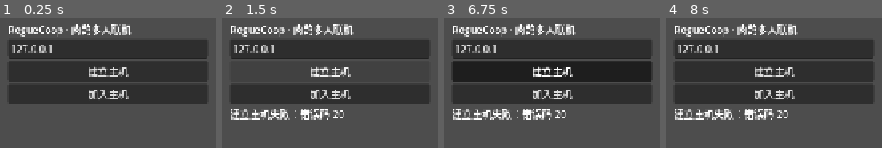
Above: before the commit, frames 1-4 (left to right).
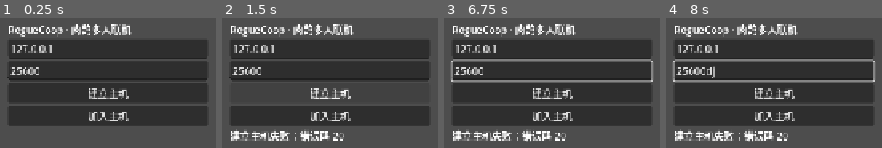
Above: after the commit, the same moments.

Repository: kiony6/roguecoop-trae
Game: Godot game, scene res://scenes/main.tscn
The game is run twice, just before and just after one commit, with the same random seed, the same clock (stepped at 60 frames per second) and the same inputs.
Inputs (mouse positions are in pixels of both pictures, inside the frame that each line leads up to):
- Up to frame 1 (0.25 s): no input
- Up to frame 2 (1.5 s): click "加入主机" at 0.5 s; click "建立主机" at 1.25 s
- Up to frame 3 (6.75 s): tap Enter at 2, 3.5, 5 s; move the mouse to (outside the picture) at 2.02 s; hold D (move_right) 2.03-2.78 s; hold K (dash) 2.03-2.78 s; click (outside the picture) at 2.17 s; tap Space at 2.75, 4.25, 5.75 s; move the mouse to (outside the picture) at 2.77 s; hold S (move_down) 2.78-3.53 s; tap J (fire) at 2.85, 4.35, 5.85 s; move the mouse to (outside the picture) at 3.52 s; hold D (move_right) 3.53-4.28 s; hold K (dash) 3.53-4.28 s; move the mouse to (outside the picture) at 4.27 s; hold W (move_up) 4.28-5.03 s; click (outside the picture) at 4.42 s; move the mouse to (outside the picture) at 5.02 s; hold K (dash) 5.03-5.78 s; hold A (move_left) 5.03-6.53 s; move the mouse to (outside the picture) at 5.77 s; move the mouse to (593, 72) at 6.52 s; hold S (move_down) from 6.53 s (still down); hold K (dash) from 6.53 s (still down); click (593, 72) at 6.67 s
- Up to frame 4 (8 s): move the mouse to (outside the picture) at 7.27 s; release S (move_down) at 7.28 s; release K (dash) at 7.28 s; hold D (move_right) from 7.28 s (still down); tap J (fire) at 7.35 s

The runs differ from the first frame. In frame 1, 16% of the frame differs, in the area x 3-96%, y 36-84%; in frame 2, 20%; in frame 3, 22%; in frame 4, 22%, in the area x 3-97%, y 31-96%.

Commit message:
feat(m5): configurable client ip/port and latency-aware interpolation

Diff:
--- a/net/interp.gd
+++ b/net/interp.gd
@@ -1,9 +1,9 @@
 extends RefCounted
-## 远端玩家插值器。按到达时间缓存采样点，回放 (now - DELAY_MS) 时刻的位置，
+## 远端玩家插值器。按到达时间缓存采样点，回放 (now - delay_ms) 时刻的位置，
 ## 从而把网络抖动从视觉上抹平。
 
-const DELAY_MS := 100.0
 const MAX_SAMPLES := 32
+var delay_ms := 100.0  # 回放延迟（毫秒）：默认 100，广域网下由表现层按 Net.interp_delay_ms() 抬升
 
 var _times: Array[float] = []
 var _points: Array[Vector2] = []
@@ -28,7 +28,7 @@
 	if n == 1:
 		return _points[0]
 
-	var target := now_ms - DELAY_MS
+	var target := now_ms - delay_ms
 	if target <= _times[0]:
 		return _points[0]
 	if target >= _times[n - 1]:
--- a/scenes/main.tscn
+++ b/scenes/main.tscn
@@ -20,6 +20,10 @@
 text = "127.0.0.1"
 placeholder_text = "主机 IP"
 
+[node name="PortField" type="LineEdit" parent="Panel"]
+text = "25600"
+placeholder_text = "端口（UDP）"
+
 [node name="HostButton" type="Button" parent="Panel"]
 text = "建立主机"
 
--- a/scripts/enemy.gd
+++ b/scripts/enemy.gd
@@ -35,6 +35,7 @@
 	if not _has_auth:
 		return
 	if Net.is_client():
+		_interp.delay_ms = Net.interp_delay_ms()
 		position = _interp.sample(float(Time.get_ticks_msec()))
 	else:
 		position = _auth
--- a/scripts/main.gd
+++ b/scripts/main.gd
@@ -4,6 +4,7 @@
 const Protocol := preload("res://net/protocol.gd")
 
 @onready var _ip: LineEdit = $Panel/IpField
+@onready var _port: LineEdit = $Panel/PortField
 @onready var _status: Label = $Panel/Status
 
 
@@ -12,6 +13,11 @@
 	$Panel/JoinButton.pressed.connect(_on_join_pressed)
 	Net.connected_ok.connect(_on_connected, CONNECT_ONE_SHOT)
 	Net.connection_failed.connect(_on_connection_failed)
+	for a in OS.get_cmdline_user_args():
+		if a.begins_with("--ip="):
+			_ip.text = a.substr(5)
+		elif a.begins_with("--port="):
+			_port.text = a.substr(7)
 
 
 func _on_host_pressed() -> void:
@@ -26,11 +32,14 @@
 	var ip := _ip.text.strip_edges()
 	if ip.is_empty():
 		ip = "127.0.0.1"
-	var err := Net.client_connect(ip, Protocol.DEFAULT_PORT)
+	var port := _port.text.strip_edges().to_int()
+	if port <= 0 or port > 65535:
+		port = Protocol.DEFAULT_PORT
+	var err := Net.client_connect(ip, port)
 	if err != OK:
 		_status.text = "发起连接失败：错误码 %d" % err
 		return
-	_status.text = "正在连接 %s:%d …" % [ip, Protocol.DEFAULT_PORT]
+	_status.text = "正在连接 %s:%d …" % [ip, port]
 
 
 func _on_connected(_local_id: int) -> void:
--- a/scripts/player.gd
+++ b/scripts/player.gd
@@ -64,6 +64,7 @@
 	if is_local and Net.is_client():
 		_local_tick(delta)
 	elif Net.is_client():
+		_interp.delay_ms = Net.interp_delay_ms()
 		position = _interp.sample(float(Time.get_ticks_msec()))
 	else:
 		position = _auth
--- a/tools/tests/test_interp.gd
+++ b/tools/tests/test_interp.gd
@@ -32,4 +32,13 @@
 		it.push(Vector2(float(i), 0.0), float(i))
 	t.eq(it.sample_count(), Interp.MAX_SAMPLES, "采样数被裁剪到 MAX_SAMPLES")
 
+	# delay_ms 由常量改为实例字段：表现层可在高延迟下抬升回放延迟
+	var it2 := Interp.new()
+	it2.delay_ms = 200.0
+	it2.push(Vector2(0, 0), 0.0)
+	it2.push(Vector2(100, 0), 200.0)
+	var mid2 := it2.sample(200.0)
+	t.check(absf(mid2.x) < 0.001, "delay_ms=200 时目标时刻回退到首个采样")
+	t.check(absf(it2.delay_ms - 200.0) < 0.001, "delay_ms 可被外部覆盖")
+
 	return t.report("Interp")
